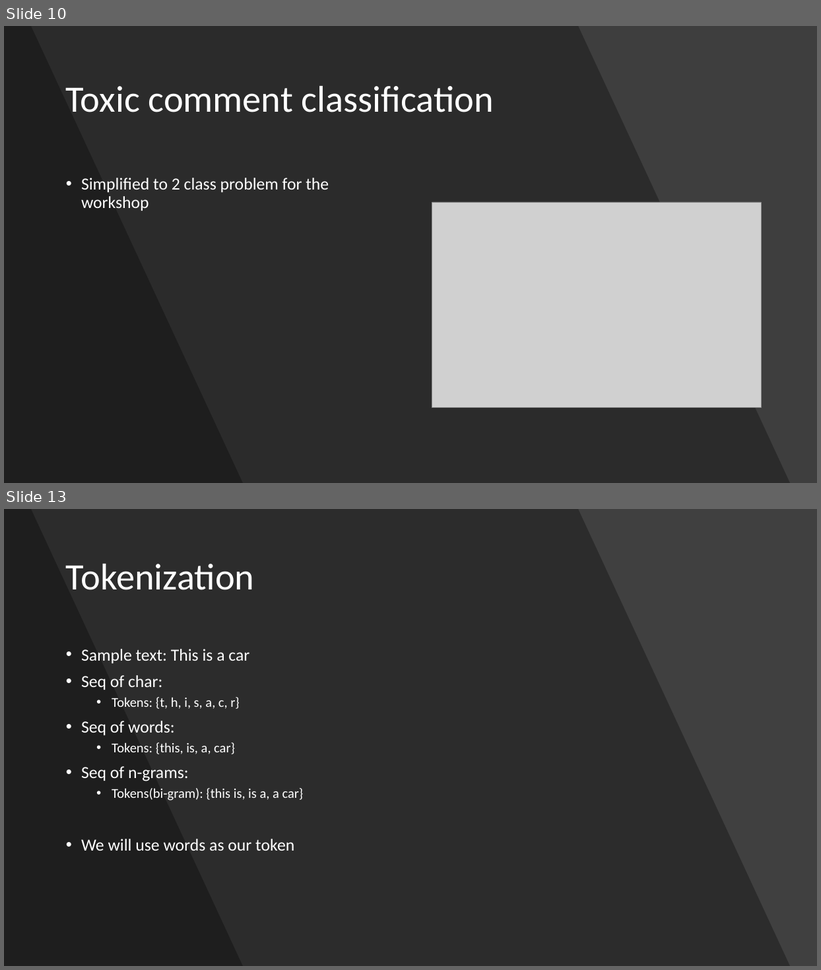
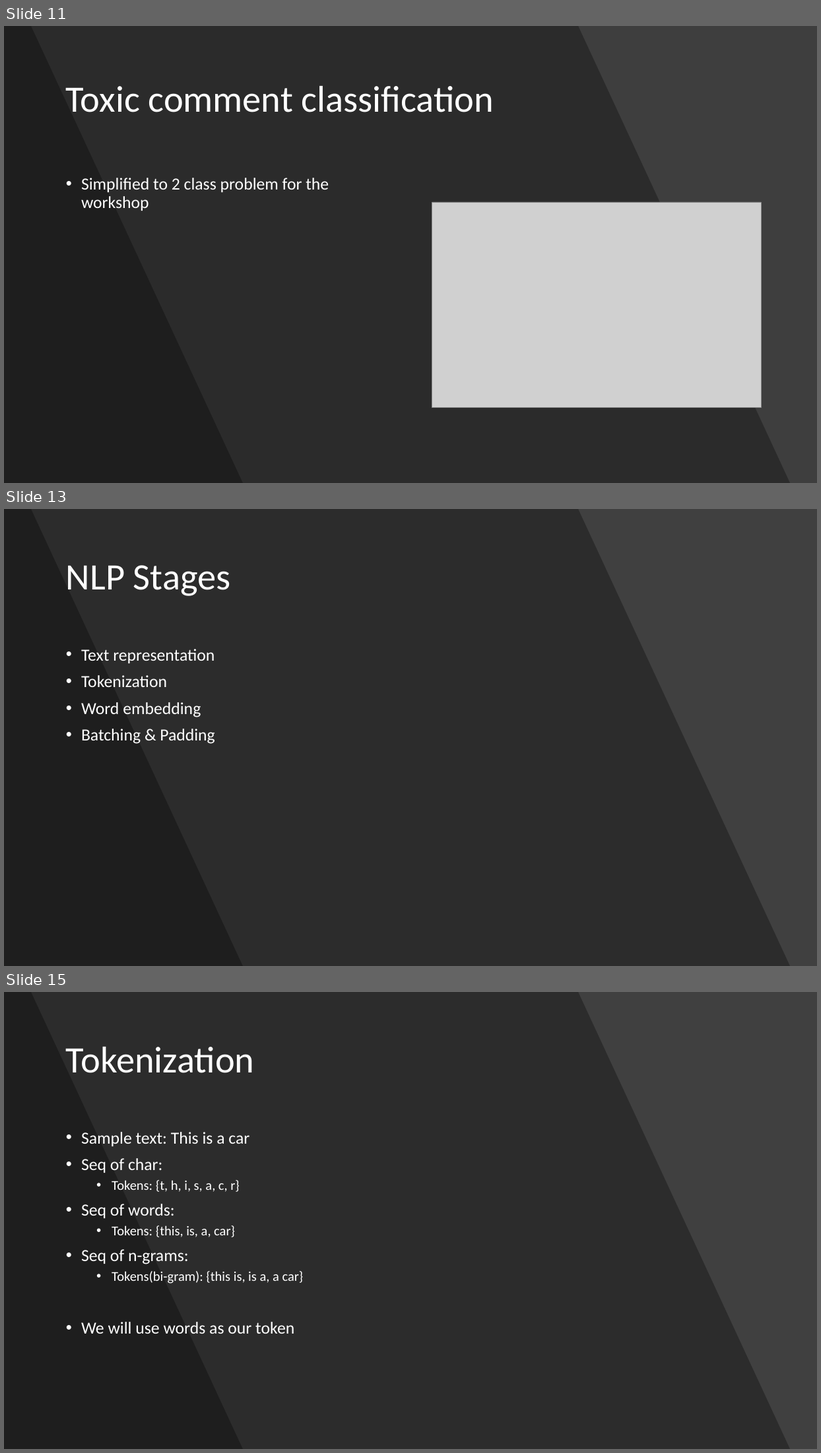
Before and after one commit to ravikg/deep-learning-nlp-kaggle-toxic-comment, a slide deck: ppt/workshop.pptx. Shown one above the other, each under a label of ours: slides 10 and 13 before the commit, slides 11, 13 and 15 after it; the slides between them are not shown. The pictures are 821x970 and 821x1453 pixels, drawn with LibreOffice and Linux fonts; fonts in the diff are those of the drawing; grey boxes stand for pictures. Boxes give left, top, right and bottom in pixels: in the first picture for what was removed or moved away, otherwise in the second. Text is boxed around its words. In the diff, an @@ line names an element or a change of style, - is before the commit and + after.

```diff
--- a/ppt/workshop.pptx
+++ b/ppt/workshop.pptx
@@ slide 13 added at box(4, 509, 817, 966), background #404040 @@
@@ freeform shape added at box(4, 509, 790, 966), fill #000000 at 30% opacity @@
@@ freeform shape added at box(4, 509, 243, 966), fill #000000 at 30% opacity @@
@@ title added at box(66, 565, 230, 596), 44 pt, text #FFFFFF @@
+NLP Stages
@@ text added at box(81, 649, 215, 744), 20 pt, text #FFFFFF @@
+• Text representation
+• Tokenization
+• Word embedding
+• Batching & Padding
@@ what was slide 10 is now slide 11 @@
@@ what was slide 13 is now slide 15 @@
```
Also in this commit, not shown: 2 slides changed, 5 other slides added, 2 other files.
